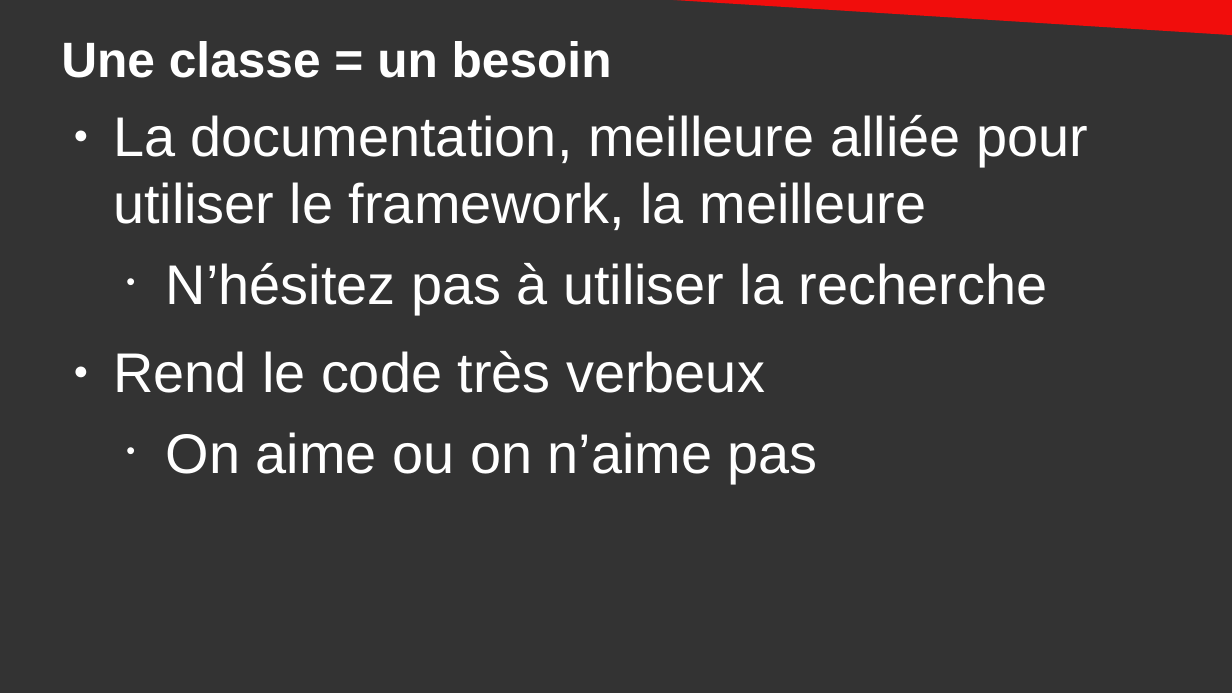
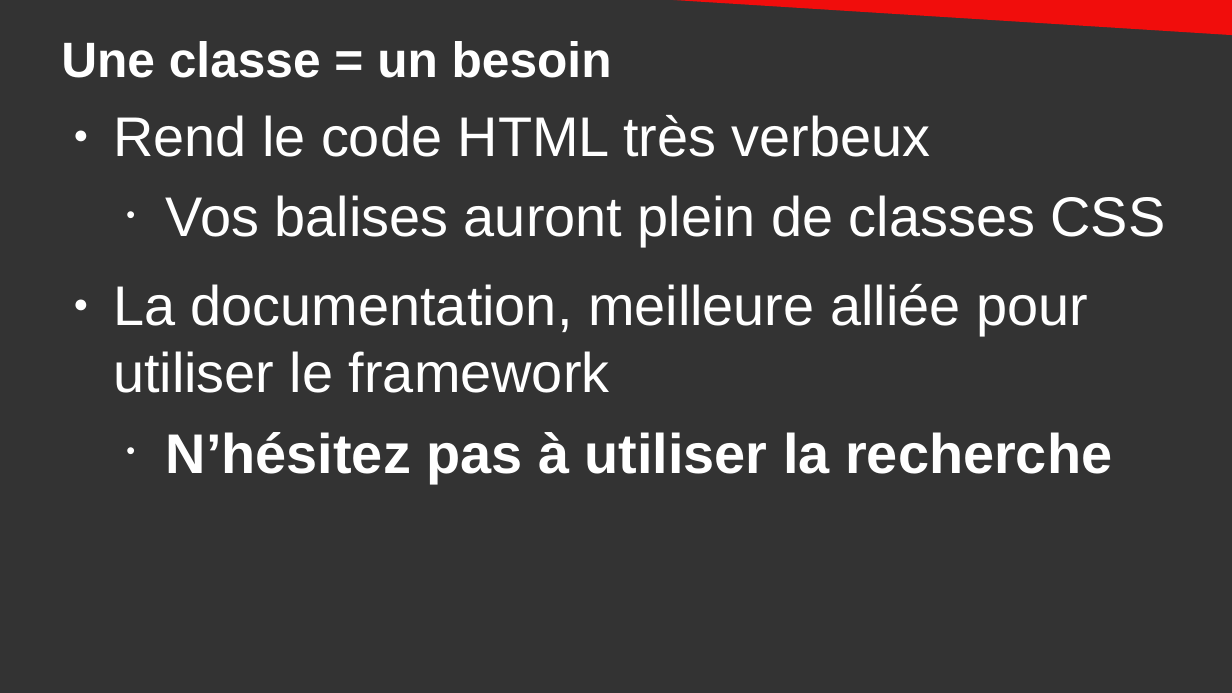
Before and after one commit to DanYellow/cours, a slide deck: slide 16 of integration-web-s2/travaux-pratiques/numero-4/presentation.odp. Drawn at 1232x693 pixels with LibreOffice and Linux fonts; fonts in the diff are those of the drawing. Boxes give left, top, right and bottom in pixels: in the first picture for what was removed or moved away, otherwise in the second. Text is boxed around its words. In the diff, an @@ line names an element or a change of style, - is before the commit and + after.

```diff
--- a/integration-web-s2/travaux-pratiques/numero-4/presentation.odp
+++ b/integration-web-s2/travaux-pratiques/numero-4/presentation.odp
@@ text at box(113, 115, 1166, 393): text changed @@
-● La documentation, meilleure alliée pour utiliser le framework, la meilleure
+● Rend le code HTML très verbeux
+  • Vos balises auront plein de classes CSS
+● La documentation, meilleure alliée pour utiliser le framework
@@ text at box(113, 351, 818, 483): paragraphs removed @@
-● Rend le code très verbeux
-  • On aime ou on n’aime pas
@@ text at box(166, 432, 1112, 483): bold on in "N’hésitez pas à utiliser la recherche" @@
```
Also in this commit, not shown: 13 other slides changed, 1 slide added, 1 slide removed, 2 other files.
